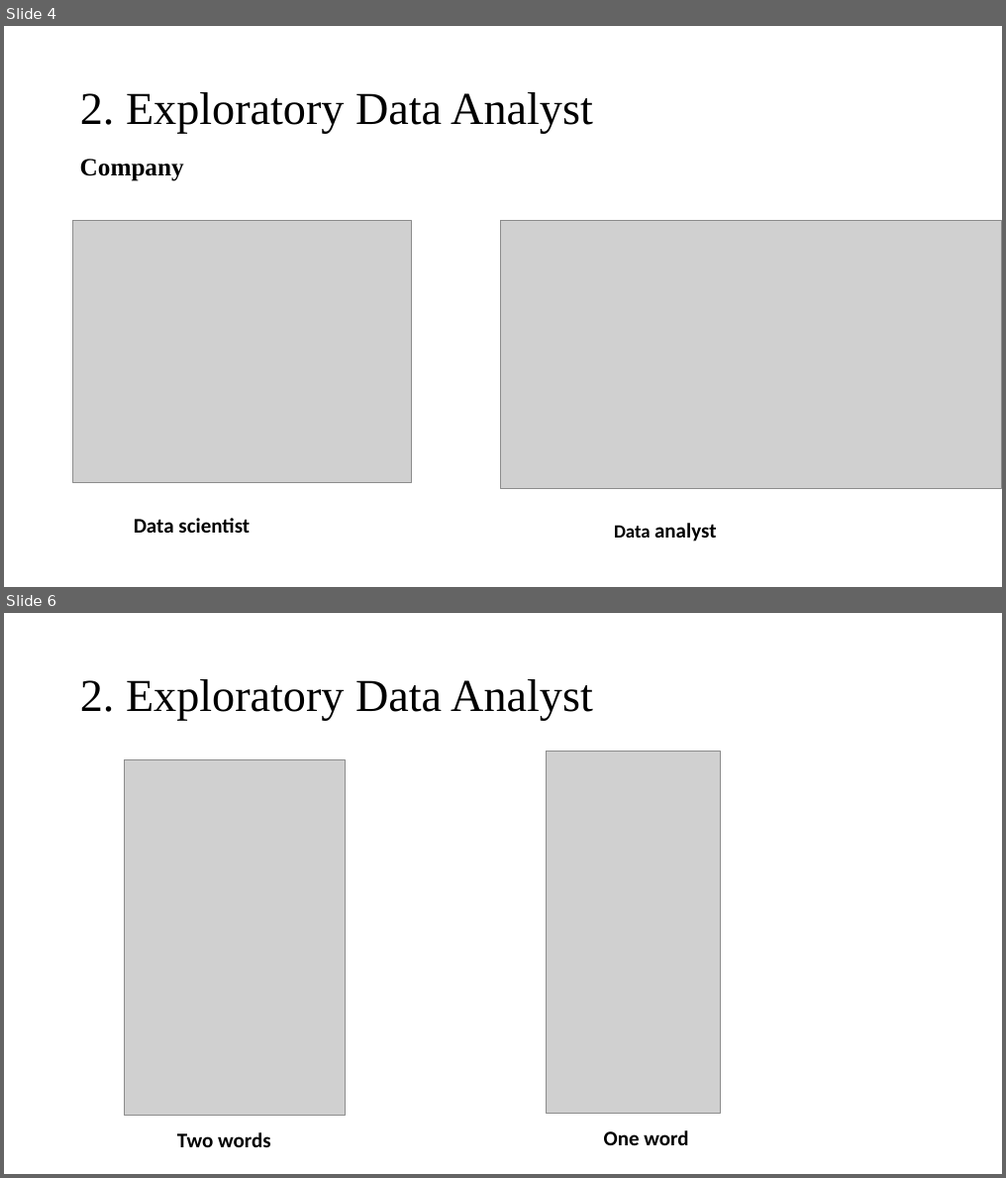
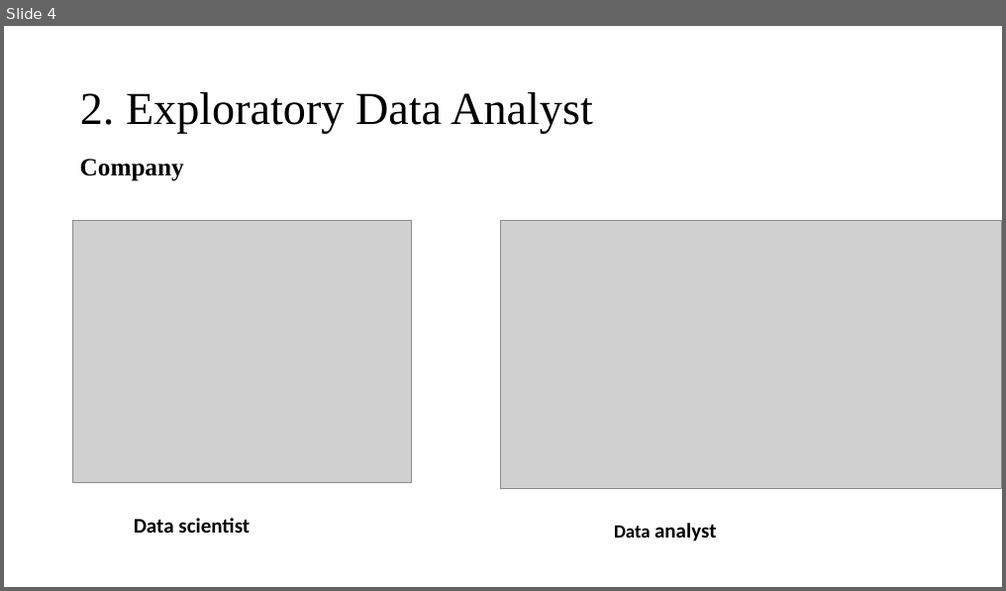
Before and after one commit to thaingoc273/Job-recommender-via-natural-language-processing, a slide deck: JOB RECOMMENDER.pptx. Shown one above the other, each under a label of ours: slides 4 and 6 before the commit, slide 4 after it; the slides between them are not shown. The pictures are 1006x1178 and 1006x591 pixels, drawn with LibreOffice and Linux fonts; fonts in the diff are those of the drawing; grey boxes stand for pictures. Boxes give left, top, right and bottom in pixels: in the first picture for what was removed or moved away, otherwise in the second. Text is boxed around its words. In the diff, an @@ line names an element or a change of style, - is before the commit and + after.

```diff
--- a/JOB RECOMMENDER.pptx
+++ b/JOB RECOMMENDER.pptx
@@ slide 6 removed at [4, 613, 1002, 1174], background #FFFFFF @@
@@ title removed at [80, 679, 593, 721] @@
-2. Exploratory Data Analyst
@@ picture removed at [125, 760, 346, 1116] @@
@@ picture removed at [547, 752, 721, 1113] @@
@@ text removed at [177, 1133, 271, 1148] @@
-Two words
@@ text removed at [604, 1131, 688, 1146] @@
-One word
```
Also in this commit, not shown: 3 slides changed, 1 other slide removed, 4 other files.
